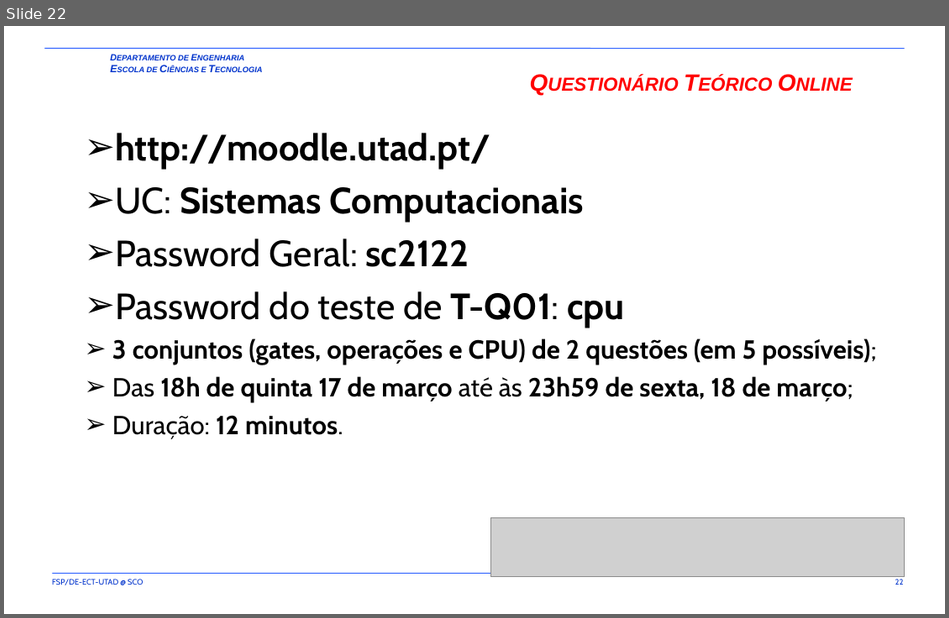
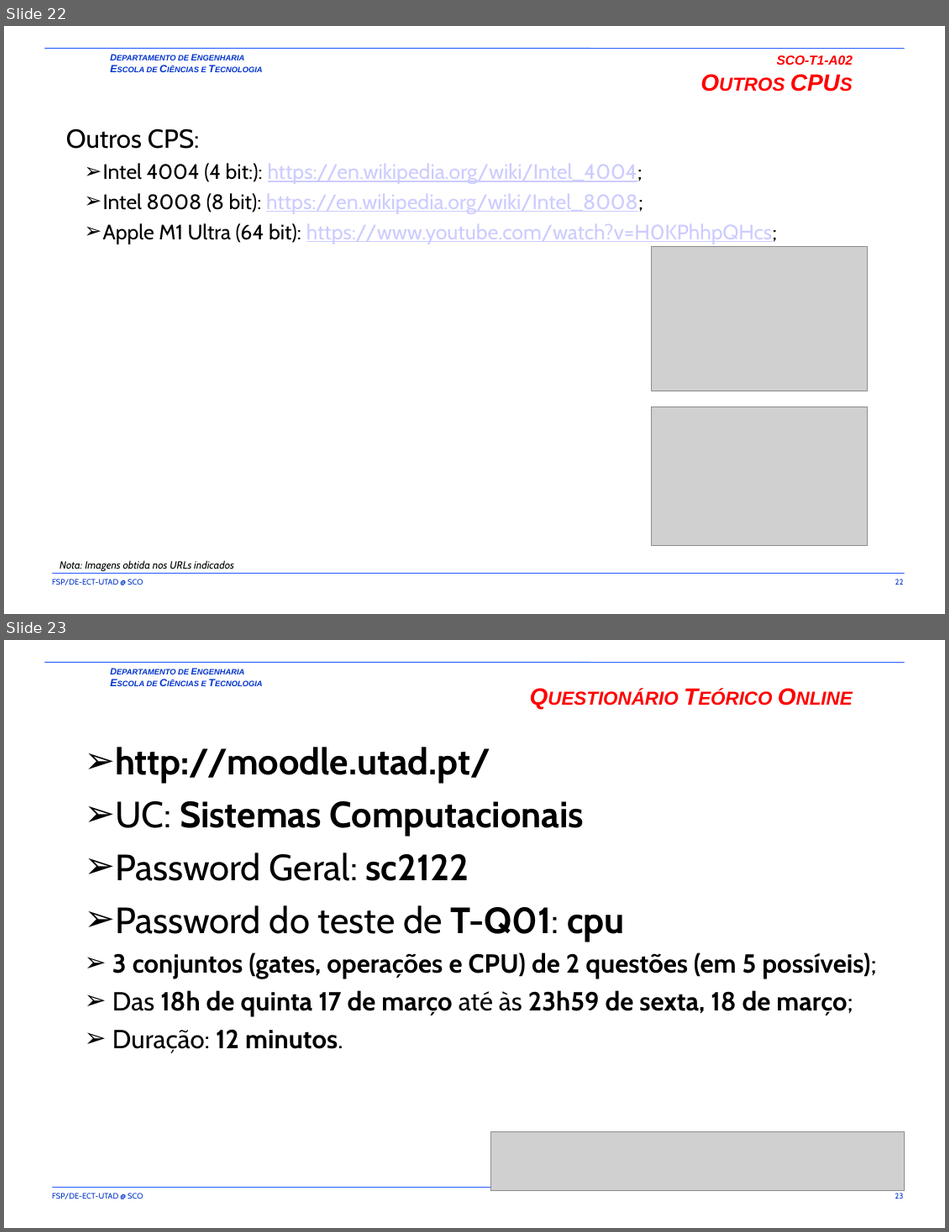
Before and after one commit to fsp864/UTAD-SCO, a slide deck: aulas/t/old/SCO-T1-A01-A02.pptx. Shown one above the other, each under a label of ours: slide 22 before the commit, slides 22 and 23 after it. The pictures are 949x618 and 949x1232 pixels, drawn with LibreOffice and Linux fonts; fonts in the diff are those of the drawing; grey boxes stand for pictures; background and template pictures are left out. Boxes give left, top, right and bottom in pixels: in the first picture for what was removed or moved away, otherwise in the second. Text is boxed around its words. In the diff, an @@ line names an element or a change of style, - is before the commit and + after.

```diff
--- a/aulas/t/old/SCO-T1-A01-A02.pptx
+++ b/aulas/t/old/SCO-T1-A01-A02.pptx
@@ slide 22 added at <box>4,26,945,614</box>, background picture (left out); not listed: 5 template elements that a slide beside it also shows @@
@@ title added at <box>777,55,852,65</box>, 10 pt, text #FF0000, bold, italic @@
+SCO-T1-A02
+Outros CPUs
@@ text added at <box>66,128,777,244</box>, 16 pt, text #CCCCFF, underline @@
+Outros CPS:
+  ➢ Intel 4004 (4 bit:): https://en.wikipedia.org/wiki/Intel_4004;
+  ➢ Intel 8008 (8 bit): https://en.wikipedia.org/wiki/Intel_8008;
+  ➢ Apple M1 Ultra (64 bit): https://www.youtube.com/watch?v=H0KPhhpQHcs;
@@ picture added at <box>652,247,867,391</box> @@
@@ picture added at <box>652,407,867,545</box> @@
@@ text added at <box>59,560,234,571</box>, 8 pt, text #000000, italic @@
+Nota: Imagens obtida nos URLs indicados
@@ what was slide 22 is now slide 23 @@
@@ page number at <box>894,1193,903,1199</box>: text changed @@
-22
+23
```
Also in this commit, not shown: 6 slides changed, 1 other file.
